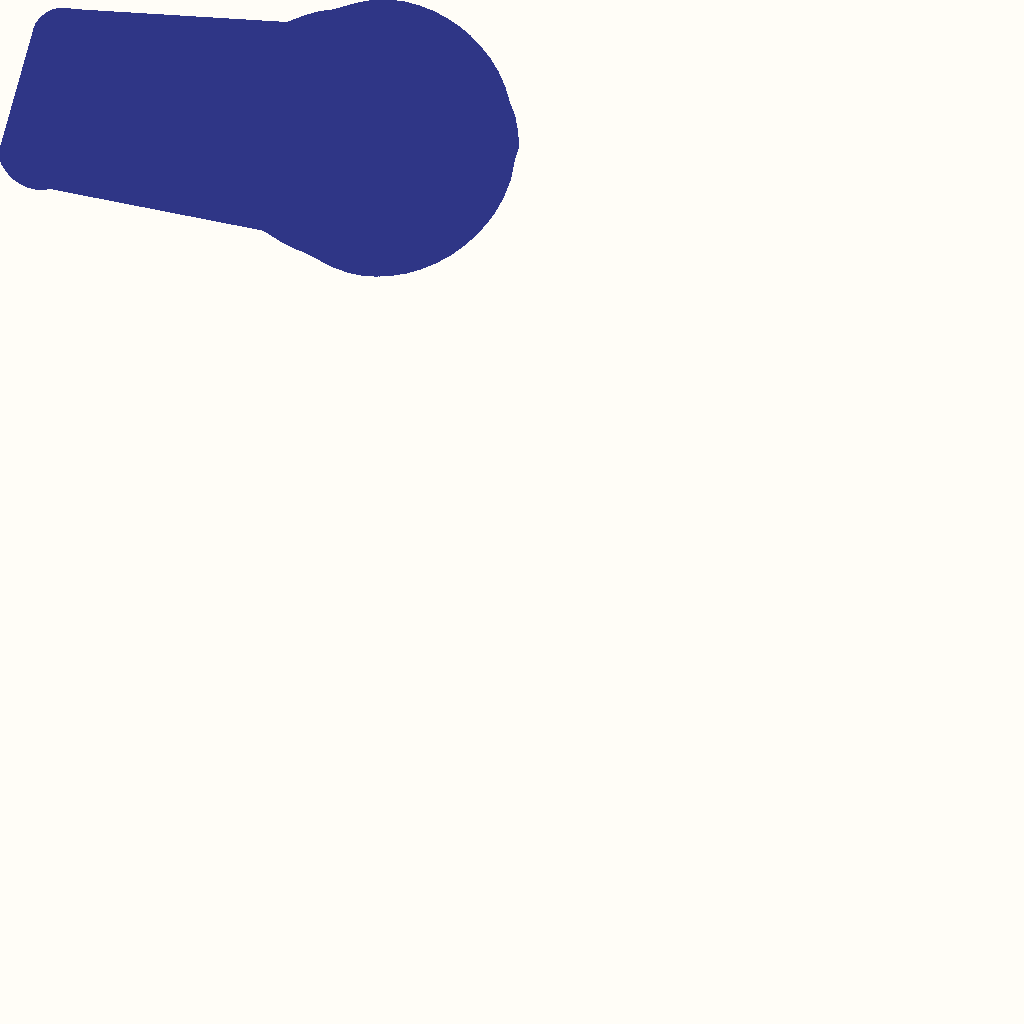
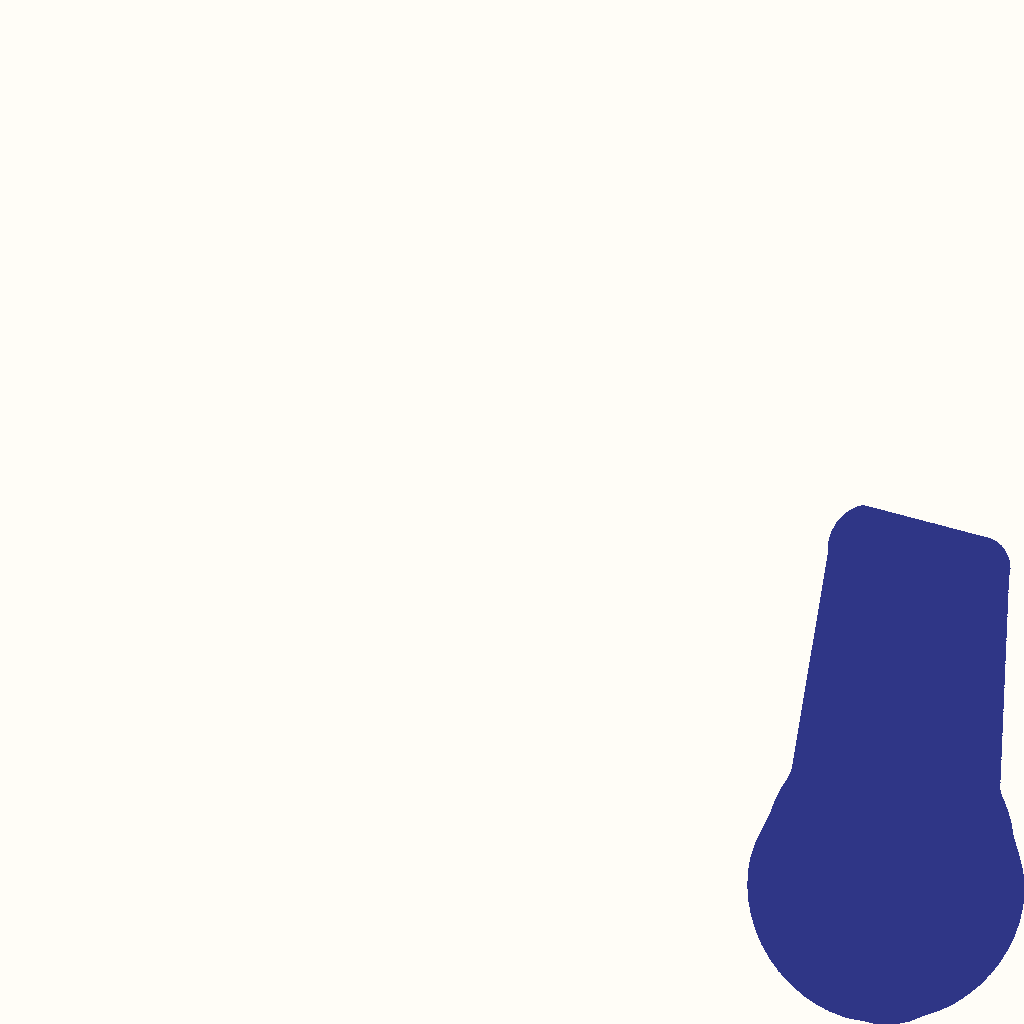
The second (1024, 1024) image is a revision of the first. Changes to its layers:
renamed "link_r_r_wire.png" to "link_r_wire.png コピー", showed it, moved it above "背景", painted on it over 0, 0, 1024, 1024
moved "背景" above "link_r_wire.png" over 0, 0, 1024, 1024
renamed "link_r_r_wire.png コピー" to "link_r_wire.png", hid it, painted on it over 0, 0, 1024, 1024
